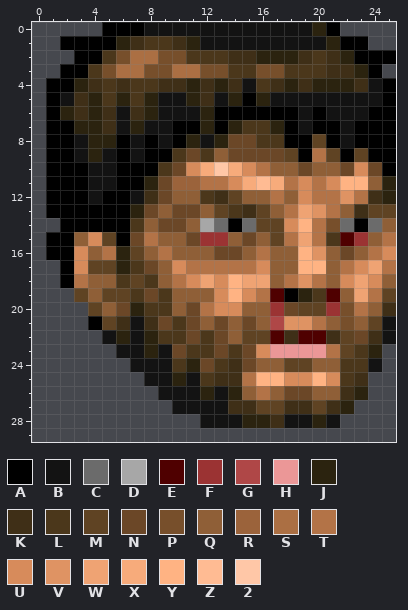
Two states of a pixel-art sprite, graphics/stftr10.png. The picture above was drawn from the file before the commit.
The file is 26x30 pixels.
Palette (. is transparent): A #000000  B #131313  C #6b6b6b  D #a7a7a7  E #4f0000  F #9b3333  G #af4747  H #eb9797  J #2b230f  K #3f2f17  L #4b371b  M #5f4323  N #6b4727  P #774f2b  Q #8f5f37  R #9b633b  S #ab6f43  T #b37347  U #d78b5b  V #df9363  W #efa373  X #f7ab7b  Y #ffb383  Z #ffbb93  2 #ffc7a7
The same view after the edit:
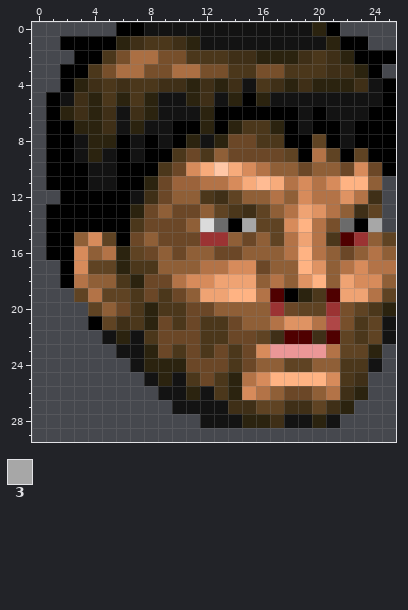
Colours new in this view: 3 #a7a7a7
The exact change:
Colour D changes from #a7a7a7 to #dbdbdb.
Colour C becomes colour 3 in row 14 at x 15 and 24.
The author put colour A in row 14 at x 1.
Colour B becomes colour A in row 12 at x 4.
Colour J becomes colour B in row 25 at x 10; in row 26 at x 12.
Colour K becomes colour E in row 22 at x 18 and 21.
Colour Q becomes colour G in row 21 at x 21.
Colour B becomes colour J in row 24 at x 8 to 9; in row 25 at x 9; in row 26 at x 11.
Colour K becomes colour J in row 20 at x 25; in row 21 at x 8; in row 25 at x 14.
Colour L becomes colour J in row 20 at x 8; in row 24 at x 10.
Colour M becomes colour J in row 18 at x 7.
Colour E becomes colour K in row 22 at x 17 and 20.
Colour B becomes colour L in row 21 at x 7; in row 25 at x 11; in row 26 at x 13.
Colour J becomes colour L in row 20 at x 7; in row 22 at x 8.
Colour K becomes colour L in row 24 at x 14; in row 25 at x 13.
Colour N becomes colour L in row 17 at x 8; in row 21 at x 13; in row 22 at x 13 and 23; in row 23 at x 10.
Colour Q becomes colour L in row 20 at x 10 and 24; in row 21 at x 12 and 23.
Colour K becomes colour M in row 22 at x 24.
Colour L becomes colour M in row 23 at x 23.
Colour T becomes colour M in row 15 at x 25; in row 20 at x 23.
Colour B becomes colour N in row 23 at x 9.
Colour J becomes colour N in row 24 at x 11.
Colour L becomes colour N in row 18 at x 8; in row 22 at x 9 to 10; in row 23 at x 11; in row 24 at x 13; in row 25 at x 12.
Colour M becomes colour N in row 22 at x 15.
Colour Q becomes colour N in row 14 at x 8; in row 15 at x 9 to 10; in row 16 at x 8 and 10; in row 18 at x 9; in row 19 at x 10; in rows 21 to 22 at x 14.
Colour T becomes colour N in row 20 at x 12.
Colour U becomes colour N in row 17 at x 16.
Colour N becomes colour Q in row 21 at x 15.
Colour T becomes colour Q in row 15 at x 8; in row 16 at x 9 and 16; in row 17 at x 11; in row 18 at x 18.
Colour U becomes colour Q in row 16 at x 25; in row 17 at x 10; in row 20 at x 13 to 14.
Colour W becomes colour Q in row 18 at x 16.
Colour G becomes colour T in row 21 at x 17.
Colour Q becomes colour T in row 16 at x 18; in row 18 at x 17; in row 19 at x 4; in row 26 at x 21.
Colour V becomes colour T in row 16 at x 20.
Colour W becomes colour T in row 17 at x 24.
Colour Q becomes colour U in row 26 at x 15.
Colour T becomes colour U in row 17 at x 14 to 15.
Colour W becomes colour U in row 18 at x 12 and 23.
Colour Y becomes colour U in row 25 at x 16.
Colour Y becomes colour V in row 17 at x 20.
Colour Q becomes colour W in row 19 at x 12 and 22.
Colour U becomes colour W in row 18 at x 13 and 22; in row 19 at x 13.
Colour Y becomes colour W in row 18 at x 14.
Colour T becomes colour Y in row 18 at x 20.
Colour U becomes colour Y in row 19 at x 15; in row 25 at x 18 to 19.
The edit erases colour A in row 0 at x 5; in row 4 at x 1; in row 12 at x 1.
The edit erases colour J in rows 11 to 12 at x 25.
The edit erases colour M in row 13 at x 25.
The edit erases colour Q in row 14 at x 25.
Pixel boxes of the changes (left, top, right, bottom) in both pictures:
erased: (46, 22, 116, 92)
changed: (46, 176, 396, 400)
